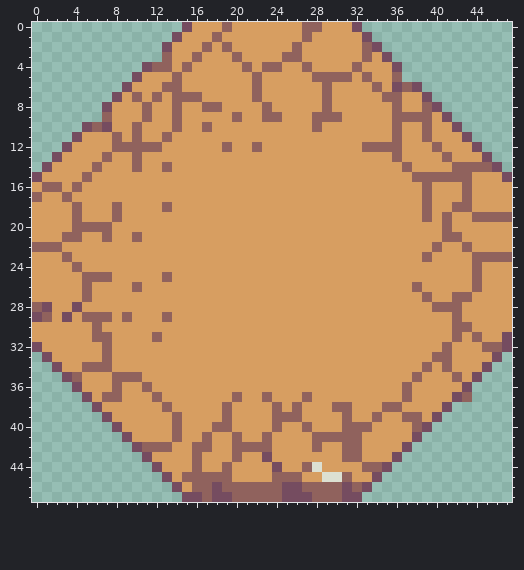
Two versions of one pixel-art file, 0022-cliff.aseprite. Above is the file before it was changed.
48x48 pixels, 1 frame.
Once edited:
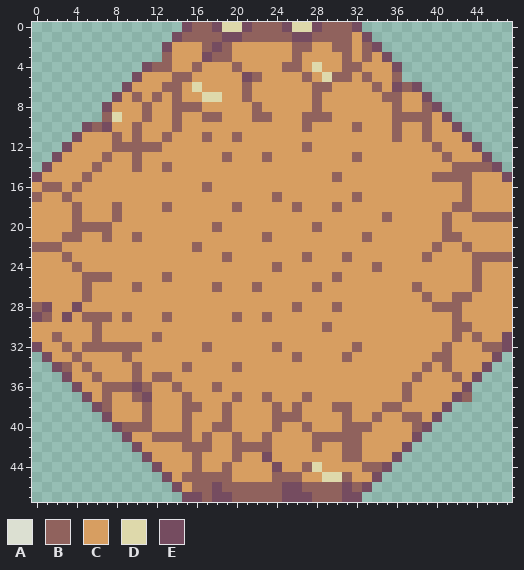
Palette (. is transparent): A #dce0d2  B #90625d  C #d79e61  D #ded9ab  E #754c60
Change:
Layer "Layer 2":
The edit turns colour C into colour B in row 0 at x 16 to 17, 22 to 24 and 29 to 31; in row 1 at x 15 to 17, 21 to 25 and 28 to 31; in row 2 at x 27 and 30 to 31; in row 3 at x 18 to 19 and 31; in row 4 at x 16, 20, 25 to 26 and 31; in row 5 at x 15 and 27.
The edit turns colour C into colour B in rows 6 to 7 at x 21 and 28; in row 8 at x 15 to 16, 22 and 28; in row 9 at x 17 to 18, 22 and 27; in row 10 at x 27 and 32; in row 11 at x 17 and 20; in row 12 at x 27.
The edit turns colour C into colour B in row 13 at x 19, 23 and 32; in row 15 at x 30; in row 16 at x 17; in row 17 at x 24 and 32; in row 18 at x 20, 26 and 30; in row 19 at x 35.
The edit turns colour C into colour B in row 20 at x 18 and 28; in row 21 at x 23 and 33; in row 22 at x 16; in row 23 at x 19, 27 and 31; in row 24 at x 24 and 34; in row 25 at x 30.
The edit turns colour C into colour B in row 26 at x 18, 22 and 28; in row 28 at x 26 and 30; in row 29 at x 20 and 23; in row 30 at x 29; in row 31 at x 2; in row 32 at x 3, 5 to 6, 8 to 10, 17, 24 and 32.
The edit turns colour C into colour B in row 33 at x 4, 9, 26 and 31; in row 34 at x 3, 10, 15 and 20; in row 35 at x 6 and 12 to 13; in row 36 at x 7, 9, 14 and 18; in row 37 at x 10 and 15; in row 38 at x 7, 11 and 15 to 16.
The edit turns colour C into colour B in row 39 at x 11 and 15; in row 40 at x 9 to 11 and 15; in row 41 at x 12 to 13 and 15; in row 42 at x 15.
The edit turns colour B into colour C in row 3 at x 16, 20 and 25; in row 4 at x 15, 21, 23 to 24 and 27; in row 5 at x 28; in row 6 at x 22; in row 7 at x 15 to 16, 22 and 29; in row 8 at x 17 to 18, 23 and 29.
The edit turns colour B into colour C in row 9 at x 20, 24 and 30; in row 10 at x 17 and 28; in row 12 at x 19, 22 and 33 to 36; in row 13 at x 36; in row 14 at x 37; in row 15 at x 38 to 39.
The edit turns colour B into colour C in rows 16 to 19 at x 39; in row 31 at x 7; in row 33 at x 7; in row 34 at x 6 to 7; in row 35 at x 4 and 8 to 9; in row 37 at x 8 and 12.
The edit turns colour B into colour C in row 38 at x 13; in rows 39 to 40 at x 14; in row 42 at x 11 to 13.
The edit turns colour A into colour D in row 44 at x 28; in row 45 at x 29 to 30.
The edit turns colour B into colour D in row 0 at x 19 and 27; in row 5 at x 29.
The edit turns colour C into colour D in row 0 at x 20 and 26; in row 4 at x 28; in row 6 at x 16; in row 7 at x 17 to 18; in row 9 at x 8.
The edit turns colour B into colour E in row 0 at x 28; in row 1 at x 27.
The edit turns colour C into colour E in row 0 at x 18, 21 and 25; in row 1 at x 19 to 20 and 26; in row 2 at x 18; in row 3 at x 17; in row 5 at x 21; in row 36 at x 10.
The edit turns colour C into colour E in row 37 at x 11.
